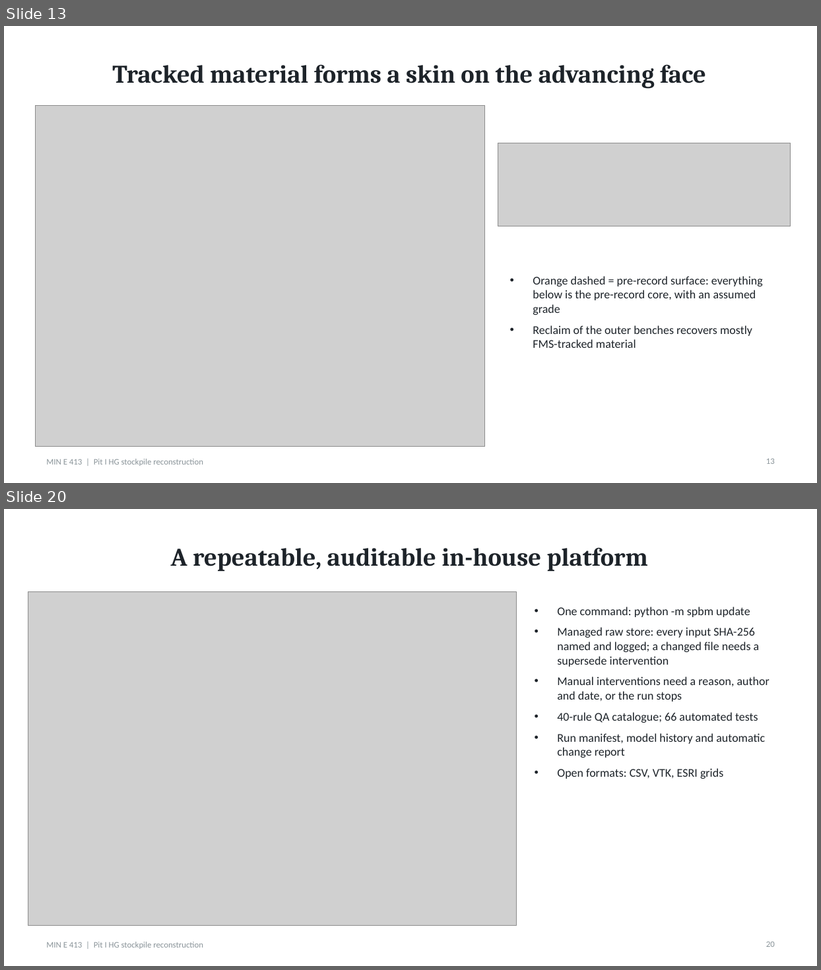
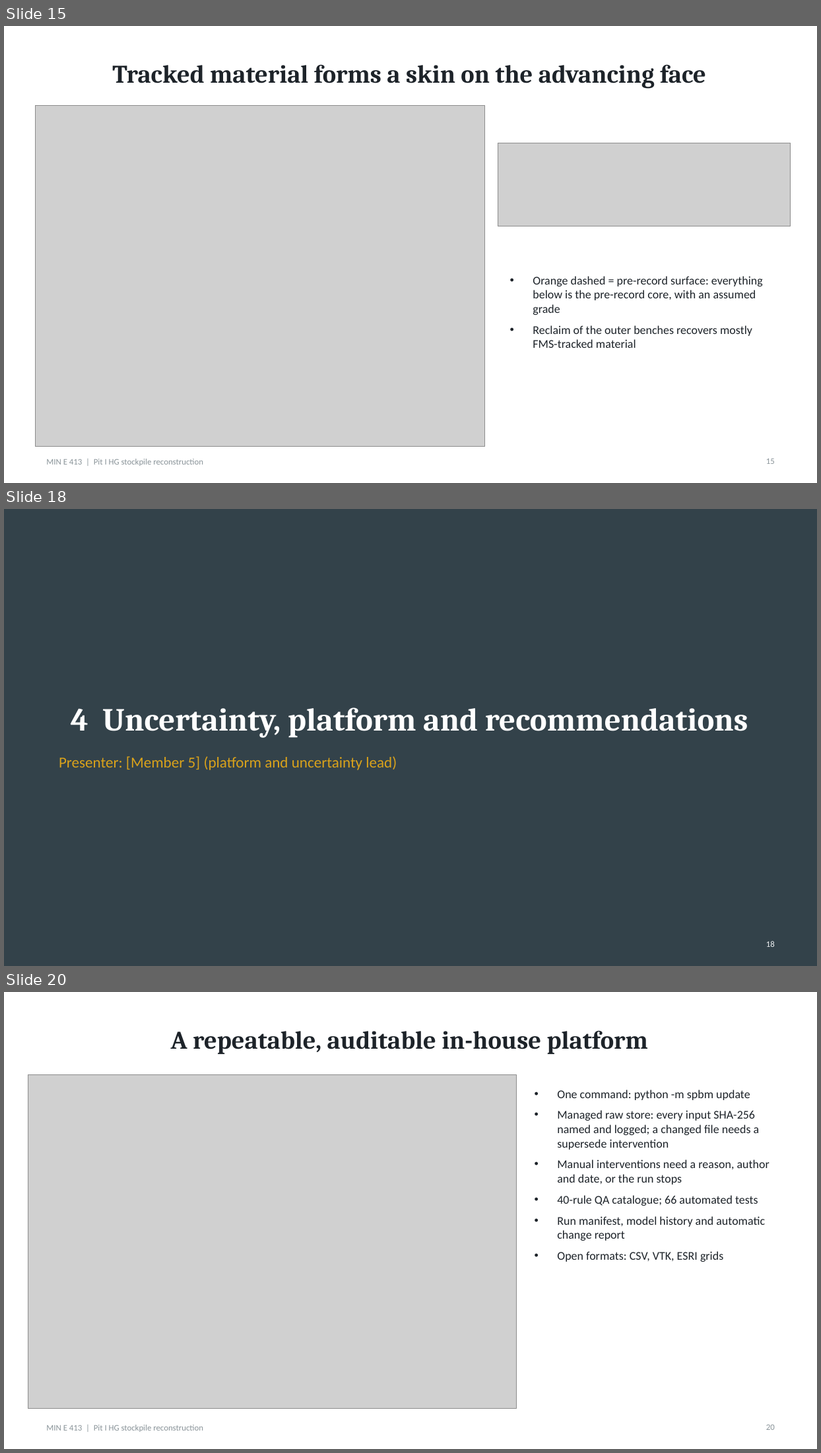
Before and after one commit to evreythi/mine413, a slide deck: docs/build/D7_Presentation.pptx. Shown one above the other, each under a label of ours: slides 13 and 20 before the commit, slides 15, 18 and 20 after it; the slides between them are not shown. The pictures are 821x970 and 821x1453 pixels, drawn with LibreOffice and Linux fonts; fonts in the diff are those of the drawing; grey boxes stand for pictures. Boxes give left, top, right and bottom in pixels: in the first picture for what was removed or moved away, otherwise in the second. Text is boxed around its words. In the diff, an @@ line names an element or a change of style, - is before the commit and + after.

```diff
--- a/docs/build/D7_Presentation.pptx
+++ b/docs/build/D7_Presentation.pptx
@@ slide 18 added at <box>4,509,817,966</box>, background #33424A @@
@@ title added at <box>71,708,748,738</box>, 38 pt, text #FFFFFF, bold @@
+4 Uncertainty, platform and recommendations
@@ text added at <box>59,757,397,770</box>, 18 pt, text #D9A21B @@
+Presenter: [Member 5] (platform and uncertainty lead)
@@ page number added at <box>766,941,775,947</box>, 10 pt, text #EEF1F2 @@
+18
@@ what was slide 13 is now slide 15 @@
```
Also in this commit, not shown: 9 slides changed, 2 other slides added, 49 other files.
